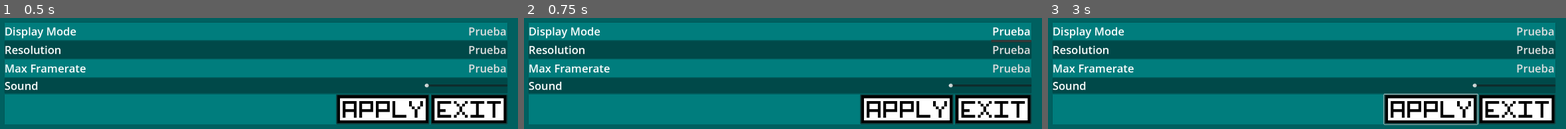
Above: before the commit, frames 1-3 (left to right).
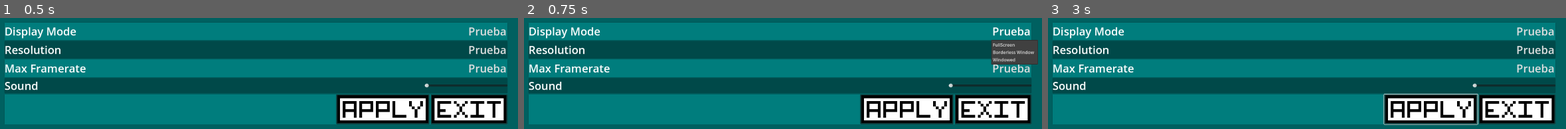
Above: after the commit, the same moments.

Repository: IanGz200/Dungeon-Break
Game: Godot game, scene res://Scenes/OptionsMenu.tscn
The game is run twice, just before and just after one commit, with the same random seed, the same clock (stepped at 60 frames per second) and the same inputs. This scene is started directly instead of the project's main scene.
Inputs (mouse positions are in pixels of both pictures, inside the frame that each line leads up to):
- Up to frame 1 (0.5 s): no input
- Up to frame 2 (0.75 s): click "Prueba" at 0.5 s
- Up to frame 3 (3 s): click "Prueba" at 1.25 s; click "Prueba" at 2 s; click (1431, 109) at 2.75 s

Frame 1 is identical in both runs. In frame 2, 1.8% of the frame differs, in the area x 90-100%, y 19-42%; in frame 3, nothing differs.

Commit message:
Añadir Items de seleccion de display options

Diff:
--- a/Scenes/OptionsMenu.tscn
+++ b/Scenes/OptionsMenu.tscn
@@ -58,6 +58,12 @@
 size_flags_horizontal = 10
 theme_override_font_sizes/font_size = 40
 text = "Prueba"
+item_count = 3
+popup/item_0/text = "FullScreen"
+popup/item_1/text = "Borderless Window"
+popup/item_1/id = 1
+popup/item_2/text = "Windowed"
+popup/item_2/id = 2
 
 [node name="ResolutionContainer" type="PanelContainer" parent="MarginContainer/VBoxContainer"]
 layout_mode = 2
--- a/project.godot
+++ b/project.godot
@@ -22,6 +22,11 @@
 window/size/viewport_width=1920
 window/size/viewport_height=1080
 
+[editor]
+
+version_control/plugin_name="GitPlugin"
+version_control/autoload_on_startup=true
+
 [rendering]
 
 renderer/rendering_method="gl_compatibility"
Not shown, added: addons/godot-git-plugin/plugin.cfg
Not shown, added: addons/godot-git-plugin/LICENSE
Not shown, added: addons/godot-git-plugin/THIRDPARTY.md
Not shown, added: addons/godot-git-plugin/git_plugin.gdextension
Not shown, added: addons/godot-git-plugin/linux/libgit_plugin.linux.editor.x86_64.so
Not shown, added: addons/godot-git-plugin/macos/libgit_plugin.macos.editor.universal.dylib
Not shown, added: addons/godot-git-plugin/win64/libgit_plugin.windows.editor.x86_64.dll
Not shown, added: addons/godot-git-plugin/win64/libgit_plugin.windows.editor.x86_64.exp
Not shown, added: addons/godot-git-plugin/win64/libgit_plugin.windows.editor.x86_64.lib
Not shown, added: addons/godot-git-plugin/win64/~libgit_plugin.windows.editor.x86_64.dll
